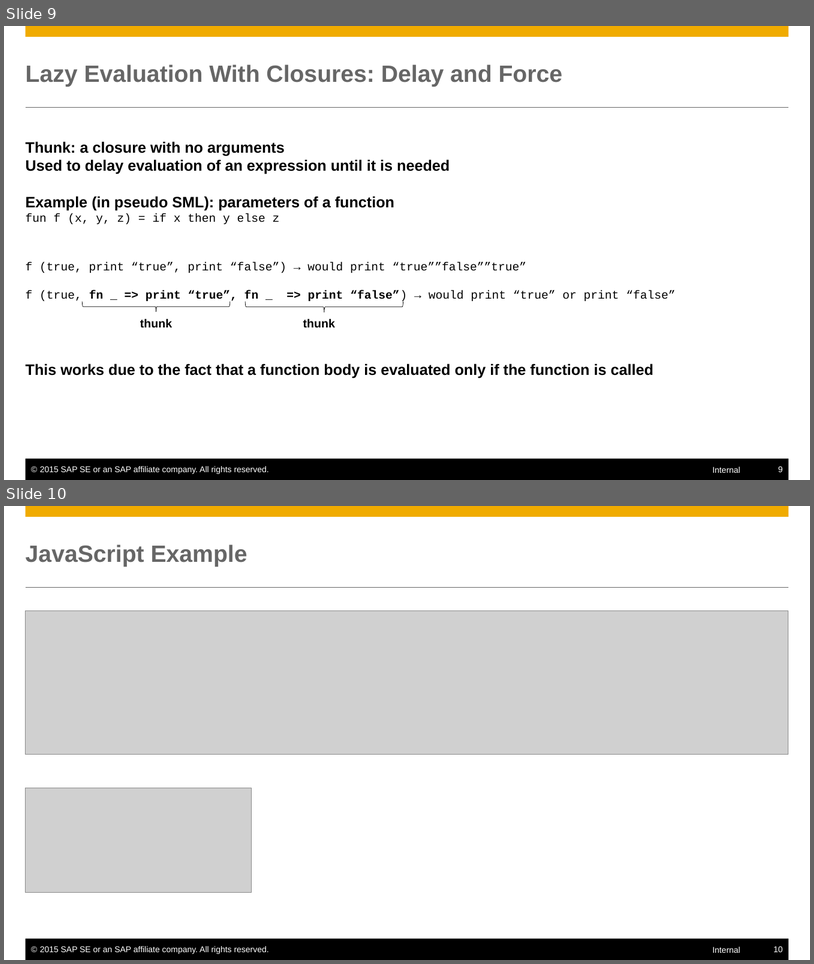
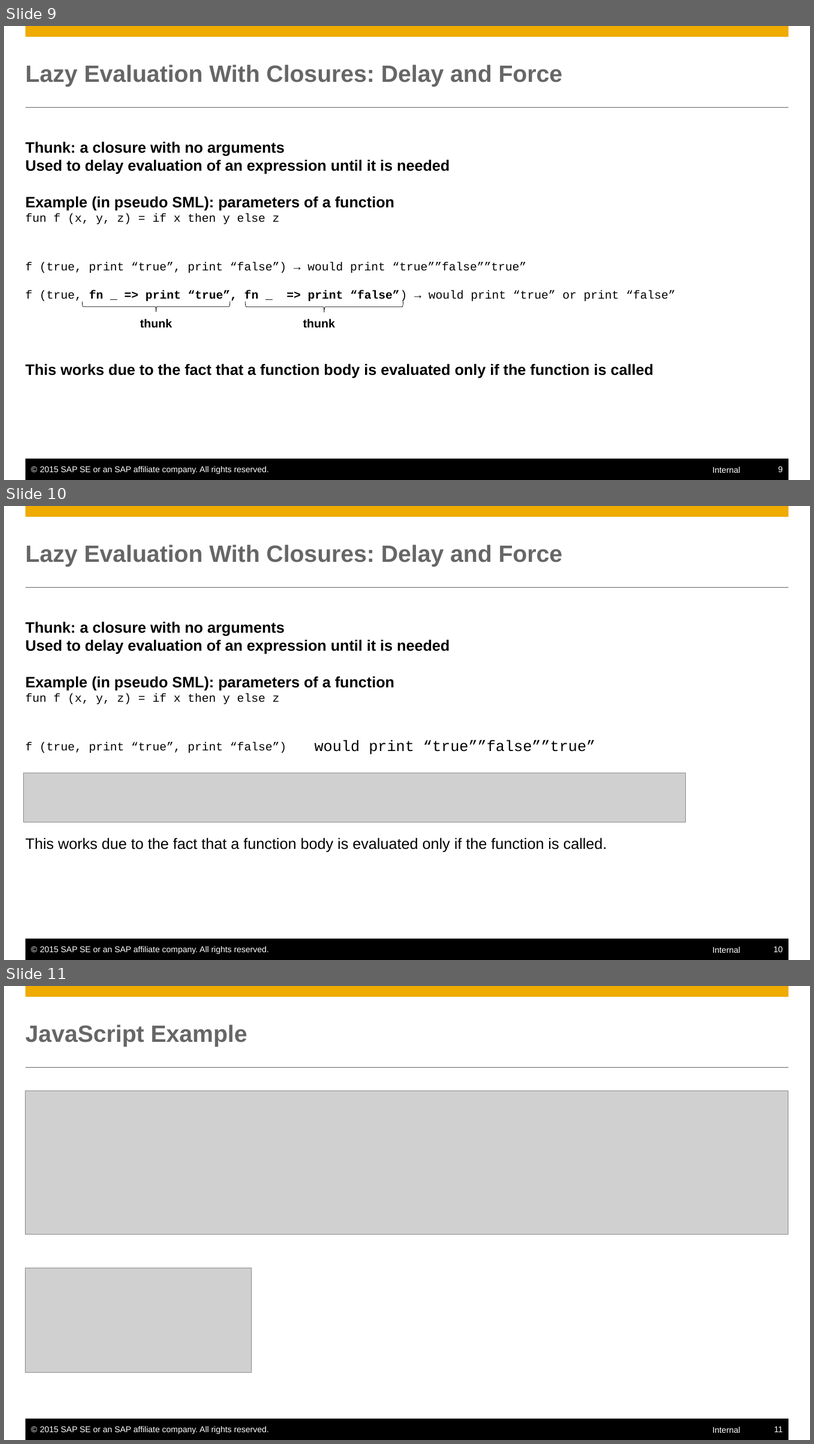
Before and after one commit to mxpang/jerryslide, a slide deck: training/ProgrammingLanguage/001_closure.pptx. Shown one above the other, each under a label of ours: slides 9 and 10 before the commit, slides 9, 10 and 11 after it. The pictures are 814x964 and 814x1444 pixels, drawn with LibreOffice and Linux fonts; fonts in the diff are those of the drawing; grey boxes stand for pictures. Boxes give left, top, right and bottom in pixels: in the first picture for what was removed or moved away, otherwise in the second. Text is boxed around its words. In the diff, an @@ line names an element or a change of style, - is before the commit and + after.

```diff
--- a/training/ProgrammingLanguage/001_closure.pptx
+++ b/training/ProgrammingLanguage/001_closure.pptx
@@ slide 10 added at (4,506,810,960), background #FFFFFF; not listed: 6 template elements that a slide beside it also shows @@
@@ title added at (26,544,563,567), 28 pt, text #666666, bold @@
+Lazy Evaluation With Closures: Delay and Force
@@ text added at (26,621,450,753), 18 pt, text #000000, bold @@
+Thunk: a closure with no arguments
+Used to delay evaluation of an expression until it is needed
+Example (in pseudo SML): parameters of a function
+fun f (x, y, z) = if x then y else z
+f (true, print “true”, print “false”)
@@ text added at (315,740,596,754), 18 pt, text #000000 @@
+would print “true””false””true”
@@ picture added at (23,772,685,822) @@
@@ text added at (26,837,608,852), 18 pt, text #000000 @@
+This works due to the fact that a function body is evaluated only if the function is called.
@@ what was slide 10 is now slide 11 @@
@@ page number at (774,1426,783,1432): text changed @@
-10
+11
```
Also in this commit, not shown: 9 slides changed, 2 other files.
